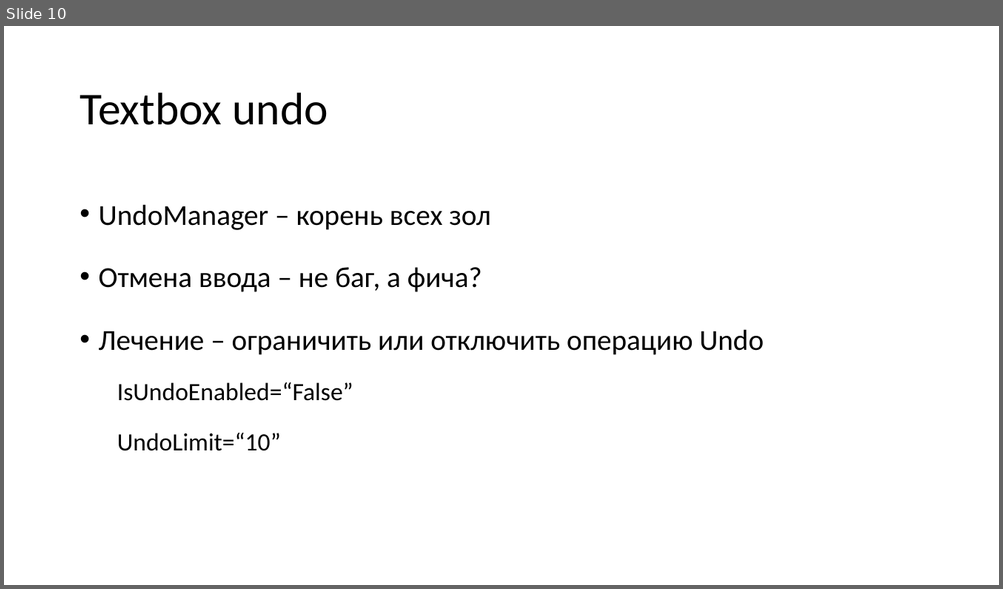
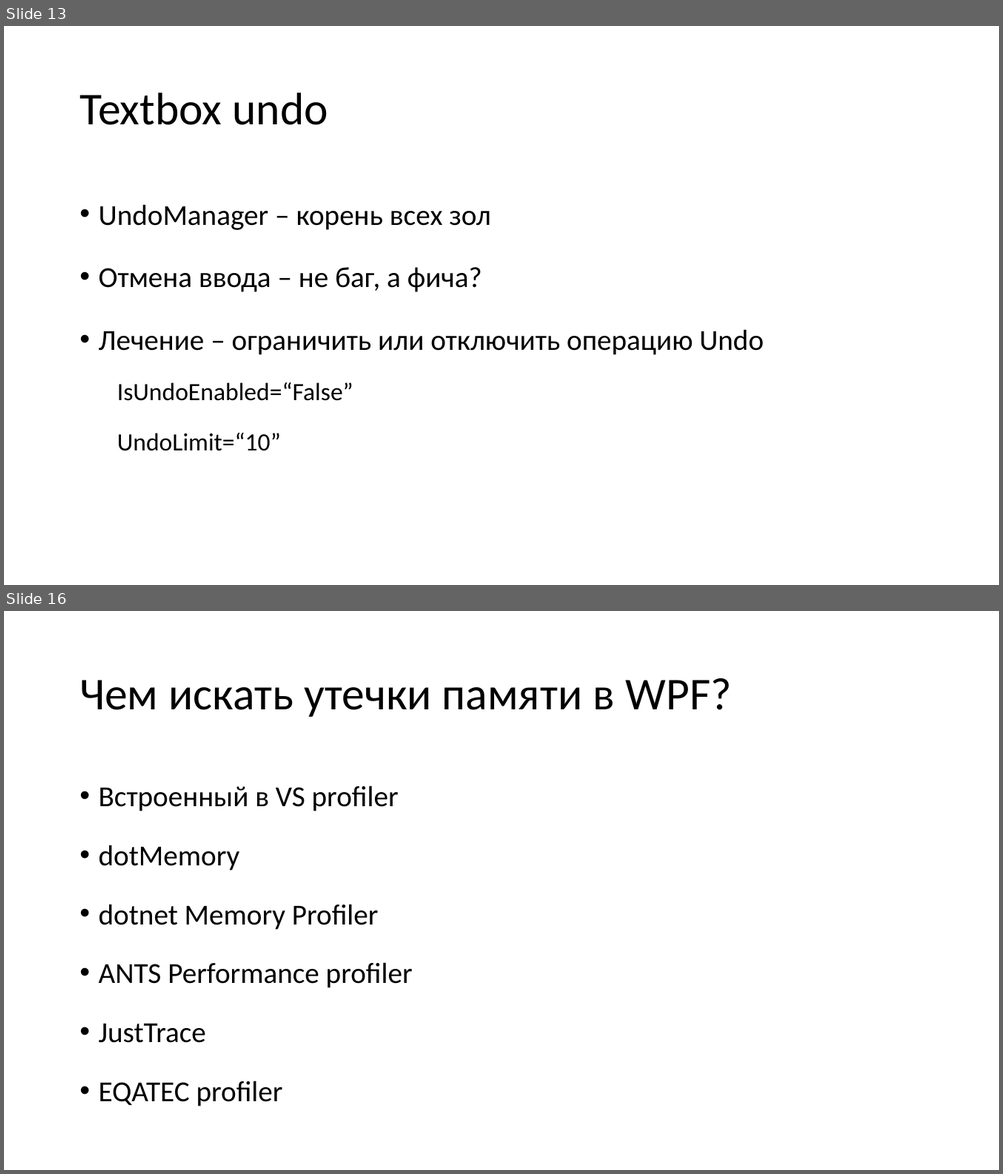
Before and after one commit to Talrandel/MemoryLeak, a slide deck: Утечки памяти.pptx. Shown one above the other, each under a label of ours: slide 10 before the commit, slides 13 and 16 after it; the slides between them are not shown. The pictures are 1003x589 and 1003x1174 pixels, drawn with LibreOffice and Linux fonts; fonts in the diff are those of the drawing. Boxes give left, top, right and bottom in pixels: in the first picture for what was removed or moved away, otherwise in the second. Text is boxed around its words. In the diff, an @@ line names an element or a change of style, - is before the commit and + after.

```diff
--- a/Утечки памяти.pptx
+++ b/Утечки памяти.pptx
@@ slide 16 added at [4,611,999,1170], background #FFFFFF @@
@@ title added at [79,678,731,717], 44 pt, text #000000 @@
+Чем искать утечки памяти в WPF?
@@ text added at [99,786,412,1107], 28 pt, text #000000 @@
+• Встроенный в VS profiler
+• dotMemory
+• dotnet Memory Profiler
+• ANTS Performance profiler
+• JustTrace
+• EQATEC profiler
@@ what was slide 10 is now slide 13 @@
```
Also in this commit, not shown: 7 slides changed, 9 other slides added, 1 slide removed, 30 other files.
